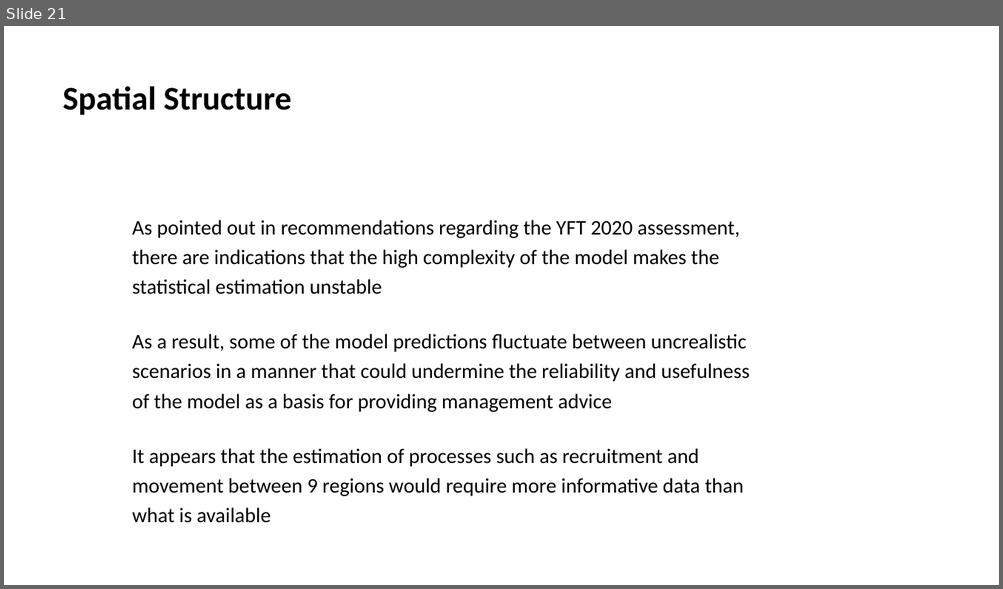
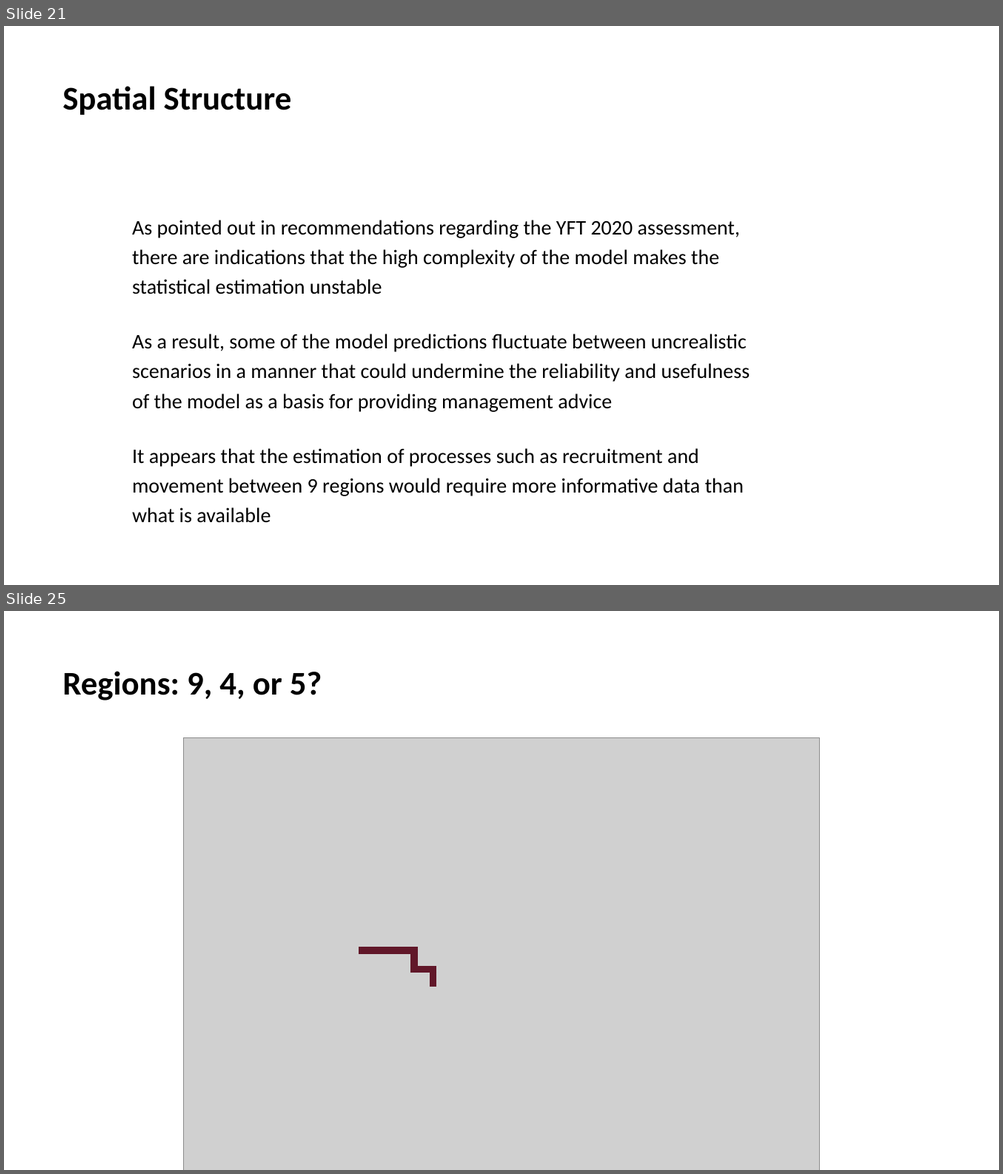
Before and after one commit to PacificCommunity/ofp-sam-2023-assessments, a slide deck: paw/P14_yft_model_development/p14_yft_model_development.pptx. Shown one above the other, each under a label of ours: slide 21 before the commit, slides 21 and 25 after it; the slides between them are not shown. The pictures are 1003x589 and 1003x1174 pixels, drawn with LibreOffice and Linux fonts; fonts in the diff are those of the drawing; grey boxes stand for pictures; background and template pictures are left out. Boxes give left, top, right and bottom in pixels: in the first picture for what was removed or moved away, otherwise in the second. Text is boxed around its words. In the diff, an @@ line names an element or a change of style, - is before the commit and + after.

Commit message:
Add 4-5-9 region maps to P14 presentation

```diff
--- a/paw/P14_yft_model_development/p14_yft_model_development.pptx
+++ b/paw/P14_yft_model_development/p14_yft_model_development.pptx
@@ slide 25 added at bbox=[4, 611, 999, 1170], background #FFFFFF @@
@@ title added at bbox=[62, 671, 321, 701], 32 pt, text #000000, bold @@
+Regions: 9, 4, or 5?
@@ picture added at bbox=[183, 738, 819, 1170] @@
@@ line added from (359, 951) to (414, 951), #611729 7 pt @@
@@ line added from (414, 973) to (414, 948), #611729 7 pt @@
@@ line added from (437, 970) to (414, 970), #611729 7 pt @@
@@ line added from (433, 987) to (433, 970), #611729 7 pt @@
```
Also in this commit, not shown: 3 other slides added, 3 other files.
